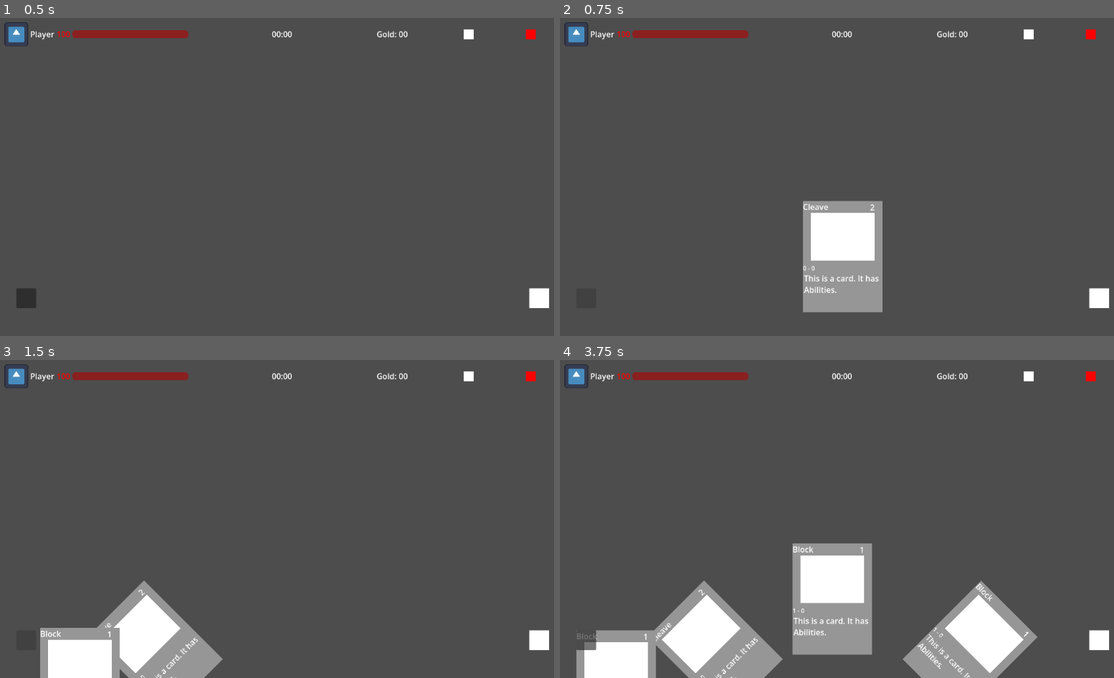
Above: before the commit, frames 1-4 (two rows, left to right).
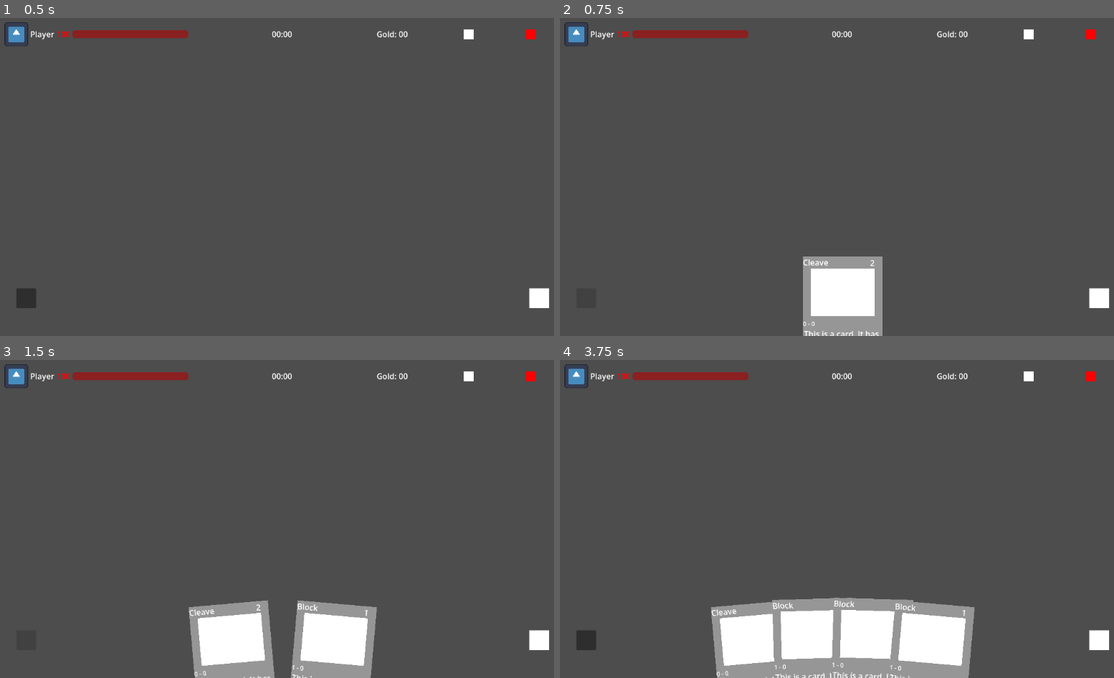
Above: after the commit, the same moments.

Repository: Arilec/Card_Game_Project
Game: Godot game, scene res://Scenes/PlayerUI.tscn
The game is run twice, just before and just after one commit, with the same random seed, the same clock (stepped at 60 frames per second) and the same inputs. This scene is started directly instead of the project's main scene. The engine's default icon, where the game draws it, is replaced by a stand-in: a white triangle on a blue panel in a dark square.
Inputs (mouse positions are in pixels of both pictures, inside the frame that each line leads up to):
- Up to frame 1 (0.5 s): no input
- Up to frame 2 (0.75 s): click (587, 297) at 0.5 s
- Up to frame 3 (1.5 s): click (27, 639) at 1.25 s
- Up to frame 4 (3.75 s): click (587, 639) at 2 s; move the mouse to (969, 499) at 2.77 s; click (969, 499) at 2.92 s; tap Enter at 3.5 s; move the mouse to (726, 531) at 3.52 s; click (726, 531) at 3.67 s

Frame 1 is identical in both runs. In frame 2, 5.4% of the frame differs, in the area x 43-59%, y 57-100%; in frame 3, 12%; in frame 4, 18%, in the area x 2-87%, y 57-100%.

Commit message:
hand spread properly implemented

Diff:
--- a/card-game-project/Scenes/PlayerUI.tscn
+++ b/card-game-project/Scenes/PlayerUI.tscn
@@ -5,7 +5,7 @@
 [ext_resource type="Script" uid="uid://crq4p00c84lrf" path="res://Scripts/hand.gd" id="3_jrycd"]
 
 [sub_resource type="Curve" id="Curve_jrycd"]
-_data = [Vector2(0.007462688, 0.9917617), 0.0, -5.703633, 0, 0, Vector2(0.51990044, 0), 0.0, 0.0, 0, 0, Vector2(1, 1), 5.7, 0.0, 0, 0]
+_data = [Vector2(0.0024875626, 0.997436), 0.0, -5.703633, 0, 0, Vector2(0.51990044, 0), 0.0, 0.0, 0, 0, Vector2(1, 1), 5.7, 0.0, 0, 0]
 point_count = 3
 
 [node name="PlayerUI" type="Control" unique_id=2048849376]
--- a/card-game-project/Scripts/hand.gd
+++ b/card-game-project/Scripts/hand.gd
@@ -9,8 +9,10 @@
 @export_category("Hand Spread Core")
 @export var fan_curve: Curve
 @export var hand_width: float = 512.0
-@export var fan_height: float = 100.0
-@export var angle: float = 90
+@export var fan_height: float = 10.0
+@export var angle: float = 10
+@export var card_width: float = 160.0
+@export var card_spacing: float = 40.0
 
 @export_category("Animation")
 @export var anim_speed: float = 0.1
@@ -27,25 +29,36 @@
 
 #organizes the hand spread and animates the cards
 func organize_hand(cards: Array) -> void:
-	var tween = create_tween()
+	var tween = create_tween().set_parallel(true)
 	for i in cards.size():
 		var card: Control = cards[i]
 		var layout := position_card(card, i, cards.size())
 		tween.tween_property(card, "position", layout.position, anim_speed).set_trans(Tween.TRANS_SINE)
 		tween.tween_property(card, "rotation", layout.rotation, anim_speed).set_trans(Tween.TRANS_SINE)
 
-#returns a transform of the correct position of the cards
+#returns a dictionary of the correct position and rotation of the cards
 func position_card(card: Control, index: int, total: int) -> Dictionary:
 	var a := 0.5
 	if total > 1:
 		a = float(index) / float(total - 1)
 
-	var x := a * hand_width
+	#card spacing calculations
+	var total_cards_length = card_width * total + card_spacing * (total - 1)
+	var final_card_spacing := card_spacing
+	if total_cards_length > hand_width:
+		final_card_spacing = (hand_width - card_width * total) / (total-1)
+		total_cards_length = hand_width
+
+	#positional offset for card start
+	var  b: float = (hand_width - total_cards_length) / 2
+
+
+	var x := b + index * (card_width + final_card_spacing)
 	var y := fan_curve.sample(a) * fan_height
 
 	var angle_rad = deg_to_rad(lerp(-angle/2.0, angle/2.0, a))
 
 	return {
-		"position": Vector2(x, y) - card.size / 2.0,
+		"position": Vector2(x, y),
 		"rotation": angle_rad,
 	}
